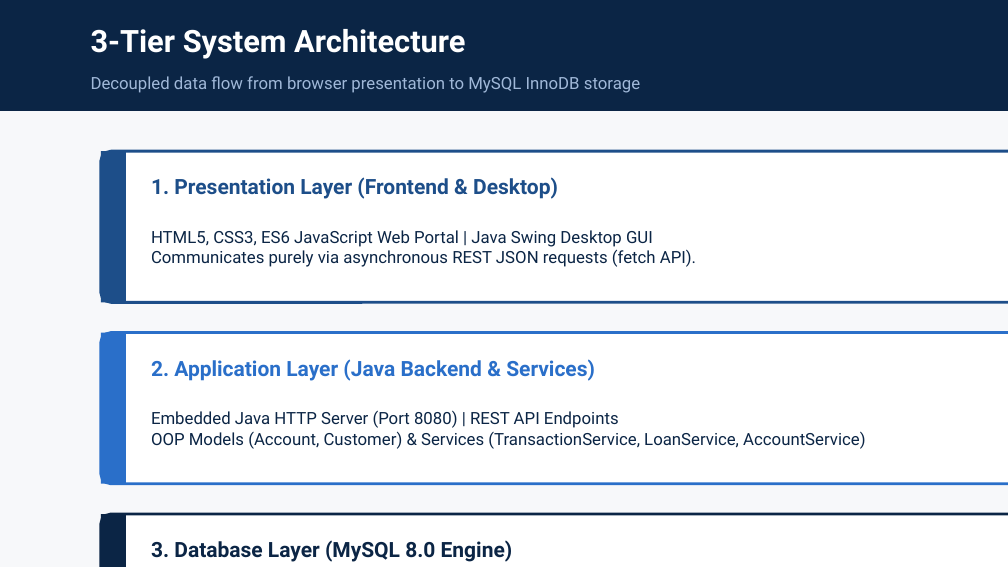
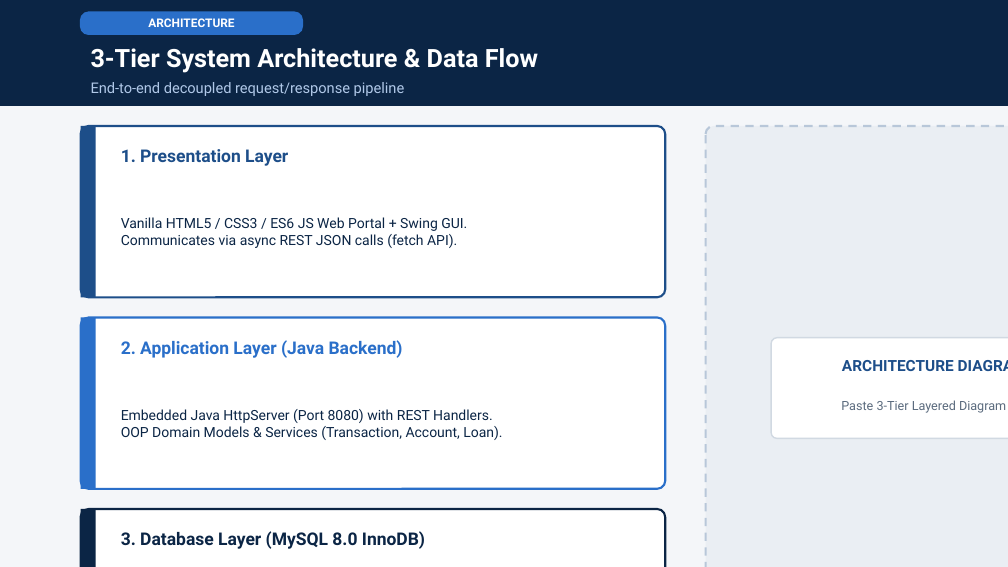
Before and after one commit to patilmanasvi/Bank-Management-System, a slide deck: slide 3 of Bank_Management_System_Presentation.pptx. Drawn at 1008x567 pixels with LibreOffice and Linux fonts; fonts in the diff are those of the drawing. Boxes give left, top, right and bottom in pixels: in the first picture for what was removed or moved away, otherwise in the second. Text is boxed around its words. In the diff, an @@ line names an element or a change of style, - is before the commit and + after.

```diff
--- a/Bank_Management_System_Presentation.pptx
+++ b/Bank_Management_System_Presentation.pptx
@@ background #F7F8FA to #F4F6F9 @@
@@ rectangle: place and size @@
-rectangle at (0, 0, 1008, 111)
+rectangle at (0, 0, 1008, 106)
@@ rounded rectangle added at (81, 12, 302, 34), fill #2A6FC9, outline #2A6FC9 1 pt @@
@@ text added at (148, 18, 234, 27), 8.5 pt, text #FFFFFF, bold @@
+ARCHITECTURE
@@ text at (91, 48, 538, 73): text changed; size 22 to 18 pt @@
-3-Tier System Architecture
+3-Tier System Architecture & Data Flow
@@ text removed at (91, 76, 640, 93) @@
-Decoupled data flow from browser presentation to MySQL InnoDB storage
@@ text added at (91, 82, 405, 96), 10.5 pt, text #B0C8E8 @@
+End-to-end decoupled request/response pipeline
@@ rectangle: place and size @@
-rectangle at (101, 151, 126, 302)
+rectangle at (81, 126, 96, 297)
@@ rounded rectangle added at (81, 126, 665, 297), fill #FFFFFF, outline #1D4E89 1.5 pt @@
@@ text at (121, 149, 288, 166): text changed; size 15 to 12.5 pt @@
-1. Presentation Layer (Frontend & Desktop)
+1. Presentation Layer
@@ rounded rectangle added at (706, 126, 1008, 567), fill #EAEEF3, outline #B8C7D9 1.5 pt dashed @@
@@ rounded rectangle removed at (101, 151, 1008, 302) @@
@@ text at (121, 217, 467, 248): text changed; size 12 to 10 pt @@
-HTML5, CSS3, ES6 JavaScript Web Portal | Java Swing Desktop GUI
-Communicates purely via asynchronous REST JSON requests (fetch API).
+Vanilla HTML5 / CSS3 / ES6 JS Web Portal + Swing GUI.
+Communicates via async REST JSON calls (fetch API).
@@ rectangle: place and size @@
-rectangle at (101, 333, 126, 484)
+rectangle at (81, 318, 96, 489)
@@ rounded rectangle added at (81, 318, 665, 489), fill #FFFFFF, outline #2A6FC9 1.5 pt @@
@@ rounded rectangle removed at (101, 333, 1008, 484) @@
@@ text at (121, 340, 403, 358): text changed; size 15 to 12.5 pt @@
-2. Application Layer (Java Backend & Services)
+2. Application Layer (Java Backend)
@@ rounded rectangle added at (771, 338, 1008, 438), fill #FFFFFF, outline #D1D9E2 1 pt @@
@@ text added at (842, 360, 1006, 413), 11 pt, text #1D4E89, bold @@
+ARCHITECTURE DIAGRAM / DATA FLOW
@@ text at (121, 409, 502, 440): text changed; size 12 to 10 pt @@
-Embedded Java HTTP Server (Port 8080) | REST API Endpoints
-OOP Models (Account, Customer) & Services (TransactionService, LoanService, AccountService)
+Embedded Java HttpServer (Port 8080) with REST Handlers.
+OOP Domain Models & Services (Transaction, Account, Loan).
@@ text added at (841, 400, 956, 413), 9 pt, text #5B6B7E @@
+Paste 3-Tier Layered Diagram or Postman API Test
@@ rectangle: place and size @@
-rectangle at (101, 514, 126, 567)
+rectangle at (81, 509, 96, 567)
@@ rounded rectangle added at (81, 509, 665, 567), fill #FFFFFF, outline #0B2545 1.5 pt @@
@@ rounded rectangle removed at (101, 514, 1008, 567) @@
@@ text at (121, 531, 425, 549): text changed; size 15 to 12.5 pt @@
-3. Database Layer (MySQL 8.0 Engine)
+3. Database Layer (MySQL 8.0 InnoDB)
@@ text added at (111, 559, 645, 567), 10 pt, text #0B2545 @@
+12 Relational Tables in 3NF Normalization.
+Enforces Foreign Keys, CHECK constraints, and ACID locks.
```
Also in this commit, not shown: 12 other slides changed, 2 other files.
